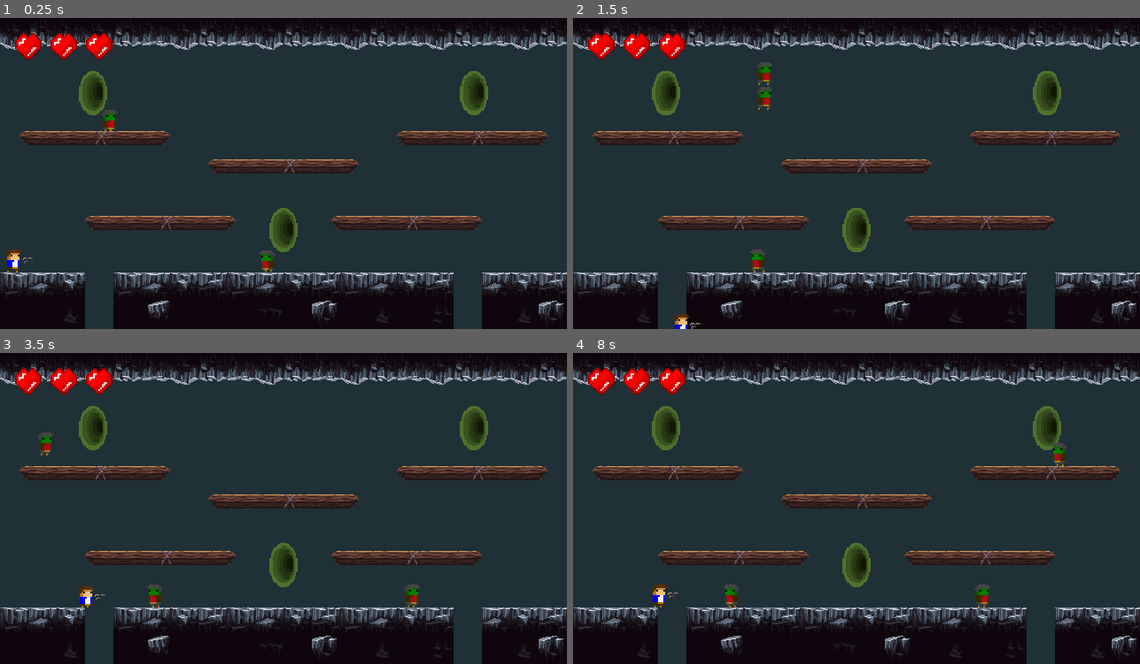
Above: before the commit, frames 1-4 (two rows, left to right).
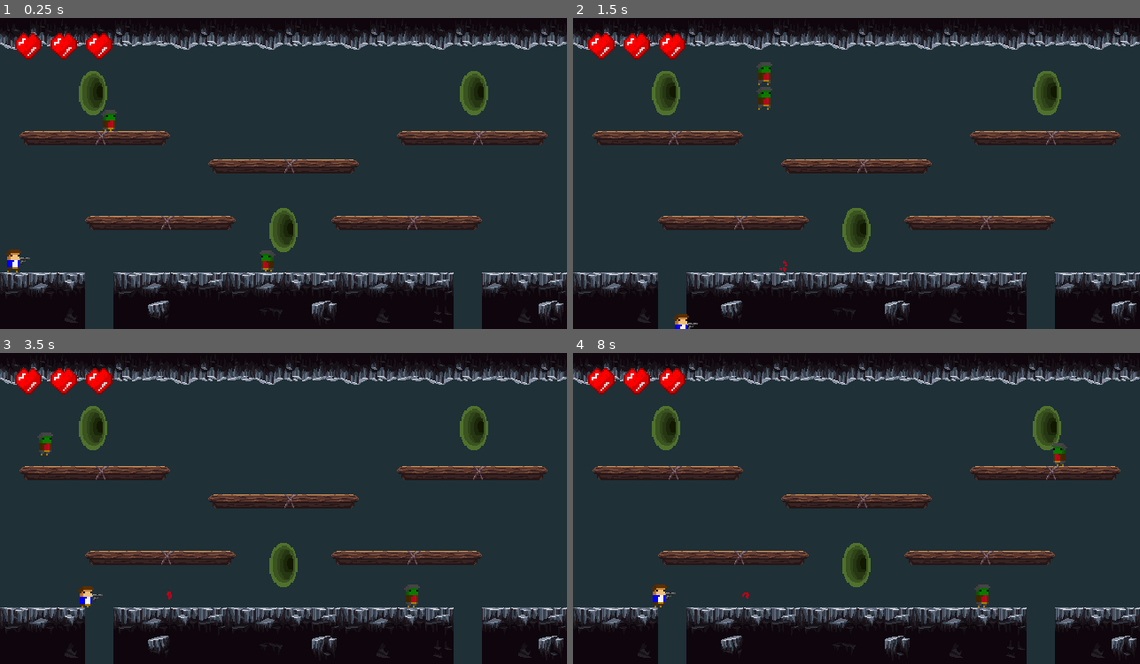
Above: after the commit, the same moments.

Repository: Kenz-code/ZomRoyale
Game: Godot game, scene res://World.tscn
The game is run twice, just before and just after one commit, with the same random seed, the same clock (stepped at 60 frames per second) and the same inputs.
Inputs (mouse positions are in pixels of both pictures, inside the frame that each line leads up to):
- Up to frame 1 (0.25 s): no input
- Up to frame 2 (1.5 s): move the mouse to (981, 157) at 0.52 s; hold D (right) from 0.53 s (still down); click (981, 157) at 0.6 s; tap Space (jump) at 0.77, 0.8, 1.07, 1.35 s; move the mouse to (743, 189) at 1.27 s
- Up to frame 3 (3.5 s): tap Space (jump) at 1.52, 1.82, 2.3, 3.02, 3.32 s; click (170, 524) at 1.55 s; move the mouse to (340, 440) at 2.02 s; release D (right) at 2.03 s; hold A (left) 2.03-2.78 s; click (340, 440) at 2.1 s; move the mouse to (255, 570) at 2.77 s; hold D (right) from 2.78 s (still down); click (255, 570) at 2.85 s
- Up to frame 4 (8 s): move the mouse to (1026, 555) at 3.52 s; tap Space (jump) at 3.6, 3.77, 4.07, 4.52, 4.82, 5.3, 5.85, 6.02, 6.32, 6.77, 6.8, 7.07, 7.52, 7.82 s; move the mouse to (686, 461) at 4.27 s; release D (right) at 4.28 s; hold A (left) 4.28-5.03 s; click (686, 461) at 4.35 s; move the mouse to (884, 508) at 5.02 s; hold D (right) 5.03-5.78 s; click (884, 508) at 5.1 s; move the mouse to (771, 430) at 5.77 s; hold A (left) 5.78-7.28 s; click (771, 430) at 6.05 s; move the mouse to (981, 492) at 6.52 s; click (981, 492) at 6.6 s; move the mouse to (743, 524) at 7.27 s; hold D (right) from 7.28 s (still down); click (743, 524) at 7.35 s

The runs differ from the first frame. In frame 1, less than 0.1% of the frame differs, in the area x 3-6%, y 76-79%; in frame 2, 0.2%, in the area x 20-38%, y 74-100%; in frame 3, 0.2%; in frame 4, 0.2%.

Commit message:
shoot and kill enemies

Diff:
--- a/Bullet.gd
+++ b/Bullet.gd
@@ -2,9 +2,12 @@
 
 export var speed = 400
 
+func _ready():
+	set_as_toplevel(true)
+
 func _on_Bullet_body_entered(body):
 	if body.is_in_group("zoms"):
-		body.queue_free()
+		body.die()
 	queue_free()
 
 func _physics_process(delta):
--- a/Enemy.gd
+++ b/Enemy.gd
@@ -42,3 +42,12 @@
 func _on_sides_check_body_entered(body: Node) -> void:
 	if body.has_method("ouch"):
 		body.ouch(position.x)
+
+func die():
+	$Particles2D.emitting = true
+	$AnimatedSprite.visible = false
+	self.set_physics_process(false)
+	$sides_check.queue_free()
+	$CollisionShape2D.queue_free()
+	yield(get_tree().create_timer(0.8),"timeout")
+	self.queue_free()
--- a/Enemy.tscn
+++ b/Enemy.tscn
@@ -1,7 +1,8 @@
-[gd_scene load_steps=11 format=2]
+[gd_scene load_steps=13 format=2]
 
 [ext_resource path="res://Art/zom.png" type="Texture" id=1]
 [ext_resource path="res://Enemy.gd" type="Script" id=2]
+[ext_resource path="res://Art/blood.png" type="Texture" id=3]
 
 [sub_resource type="AtlasTexture" id=1]
 atlas = ExtResource( 1 )
@@ -43,6 +44,19 @@
 [sub_resource type="RectangleShape2D" id=9]
 extents = Vector2( 7, 13.5 )
 
+[sub_resource type="ParticlesMaterial" id=10]
+flag_disable_z = true
+direction = Vector3( 1, 1, 0 )
+spread = 180.0
+gravity = Vector3( 0, 150, 0 )
+initial_velocity = 20.0
+initial_velocity_random = 0.5
+orbit_velocity = 0.0
+orbit_velocity_random = 0.0
+damping = 20.0
+scale = 2.0
+scale_random = 0.5
+
 [node name="Enemy" type="KinematicBody2D"]
 collision_layer = 2
 collision_mask = 45
@@ -70,4 +84,13 @@
 position = Vector2( -1, 3.5 )
 shape = SubResource( 9 )
 
+[node name="Particles2D" type="Particles2D" parent="."]
+emitting = false
+amount = 20
+lifetime = 0.5
+one_shot = true
+explosiveness = 0.83
+process_material = SubResource( 10 )
+texture = ExtResource( 3 )
+
 [connection signal="body_entered" from="sides_check" to="." method="_on_sides_check_body_entered"]
--- /dev/null
+++ b/Gun.gd
@@ -0,0 +1,5 @@
+extends Sprite
+
+
+func _ready() -> void:
+	pass
--- a/Player.gd
+++ b/Player.gd
@@ -11,6 +11,7 @@
 var lives = 0
 var direction = 1
 var invincible = false
+var can_shoot = true
 
 export (PackedScene) var Bullet
 
@@ -24,8 +25,8 @@
 		motion += Vector2.UP * (-9.81) * (JUMPMULTIPLER)
 
 
-	$Gun.position.x = $Sprite.position.x + (16 *direction)
-	$muzzle.position.x = $Sprite.position.x + (25 * direction)
+	$Gun.position.x = $Sprite.position.x + (13 *direction)
+	$muzzle.position.x = $Sprite.position.x + (22*direction)
 	if direction == 1:
 		$Sprite.scale.x = 2
 		$Gun.flip_h = false
@@ -96,7 +97,18 @@
 	set_collision_mask_bit(1,true)
 
 func shoot():
-	var b = Bullet.instance()
-	b.speed = b.speed * direction
-	b.transform = $muzzle.transform
-	add_child(b)
+	if can_shoot == true:
+		can_shoot = false
+		print(can_shoot)
+		$shot_pause.start()
+		var b = Bullet.instance()
+		b.speed = b.speed * direction
+		b.global_position = $muzzle.global_position
+		var shoot = load("res://Sounds/Shoot.wav")
+		$audio.set_stream(shoot)
+		$audio.play()
+		add_child(b)
+
+
+func _on_shot_pause_timeout() -> void:
+	can_shoot = true
--- a/World.tscn
+++ b/World.tscn
@@ -524,14 +524,17 @@
 [node name="invincibility" type="Timer" parent="Player"]
 wait_time = 3.0
 
+[node name="shot_pause" type="Timer" parent="Player"]
+wait_time = 0.155
+
+[node name="muzzle" type="Position2D" parent="Player"]
+position = Vector2( 76, 262 )
+
 [node name="Gun" parent="Player" instance=ExtResource( 6 )]
-position = Vector2( 72, 264 )
-
-[node name="muzzle" type="Position2D" parent="Player"]
-position = Vector2( 79, 261 )
+position = Vector2( 69, 264 )
 
 [node name="audio" type="AudioStreamPlayer2D" parent="Player"]
-volume_db = -11.965
+volume_db = -10.0
 
 [node name="MobileControls" parent="." instance=ExtResource( 5 )]
 
@@ -591,4 +594,5 @@
 
 [connection signal="timeout" from="Player/return_to_normal_color" to="Player" method="_on_return_to_normal_color_timeout"]
 [connection signal="timeout" from="Player/invincibility" to="Player" method="_on_invincibility_timeout"]
+[connection signal="timeout" from="Player/shot_pause" to="Player" method="_on_shot_pause_timeout"]
 [connection signal="body_entered" from="Void" to="." method="_on_Void_body_entered"]
--- a/mobilecontrols.tscn
+++ b/mobilecontrols.tscn
@@ -1,6 +1,7 @@
-[gd_scene load_steps=2 format=2]
+[gd_scene load_steps=3 format=2]
 
 [ext_resource path="res://Art/Controls.png" type="Texture" id=1]
+[ext_resource path="res://Art/Controls_shoot.png" type="Texture" id=2]
 
 [node name="MobileControls" type="CanvasLayer"]
 
@@ -20,9 +21,17 @@
 visibility_mode = 1
 
 [node name="Jump" type="TouchScreenButton" parent="."]
-position = Vector2( 576, 272 )
+position = Vector2( 592, 272 )
 rotation = 1.5708
 scale = Vector2( 2, 2 )
 normal = ExtResource( 1 )
 action = "jump"
 visibility_mode = 1
+
+[node name="Shoot" type="TouchScreenButton" parent="."]
+position = Vector2( 496, 272 )
+rotation = 1.5708
+scale = Vector2( 2, 2 )
+normal = ExtResource( 2 )
+action = "jump"
+visibility_mode = 1
Binary file added: Art/Controls_shoot.png
Not shown, added: Art/Controls_shoot.png.import
Binary file added: Art/blood.png
Not shown, added: Art/blood.png.import
Not shown, added: Sounds/Shoot.wav.import
Not shown, added: Sounds/Shoot.wav
